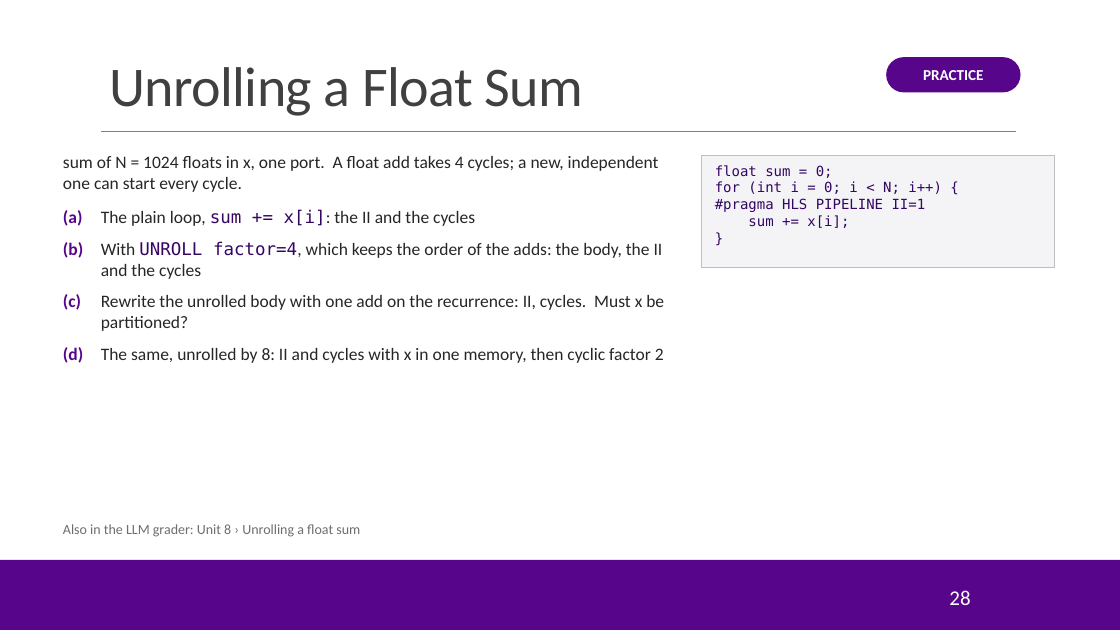
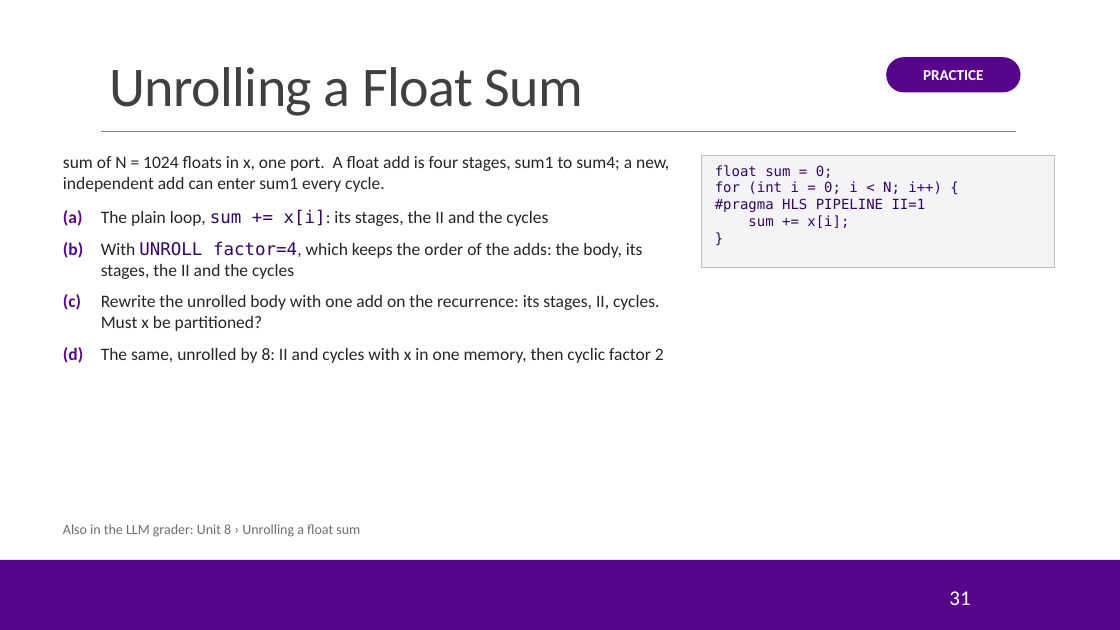
Before and after one commit to sdrangan/hwdesign, a slide deck: slide 31 of units/unit08_unroll/unroll.pptx (slide 28 before the commit). Drawn at 1120x630 pixels with LibreOffice and Linux fonts; fonts in the diff are those of the drawing; background and template pictures are left out. Boxes give left, top, right and bottom in pixels: in the first picture for what was removed or moved away, otherwise in the second. Text is boxed around its words. In the diff, an @@ line names an element or a change of style, - is before the commit and + after.

```diff
--- a/units/unit08_unroll/unroll.pptx
+++ b/units/unit08_unroll/unroll.pptx
@@ text at box(63, 156, 669, 331): text changed @@
-sum of N = 1024 floats in x, one port. A float add takes 4 cycles; a new, independent one can start every cycle.
-(a) The plain loop, sum += x[i]: the II and the cycles
-(b) With UNROLL factor=4, which keeps the order of the adds: the body, the II and the cycles
-(c) Rewrite the unrolled body with one add on the recurrence: II, cycles. Must x be partitioned?
+sum of N = 1024 floats in x, one port. A float add is four stages, sum1 to sum4; a new, independent add can enter sum1 every cycle.
+(a) The plain loop, sum += x[i]: its stages, the II and the cycles
+(b) With UNROLL factor=4, which keeps the order of the adds: the body, its stages, the II and the cycles
+(c) Rewrite the unrolled body with one add on the recurrence: its stages, II, cycles. Must x be partitioned?
@@ page number at box(949, 591, 970, 605): text changed @@
-28
+31
```
Also in this commit, not shown: 4 other slides changed, 3 slides added, 11 other files.
